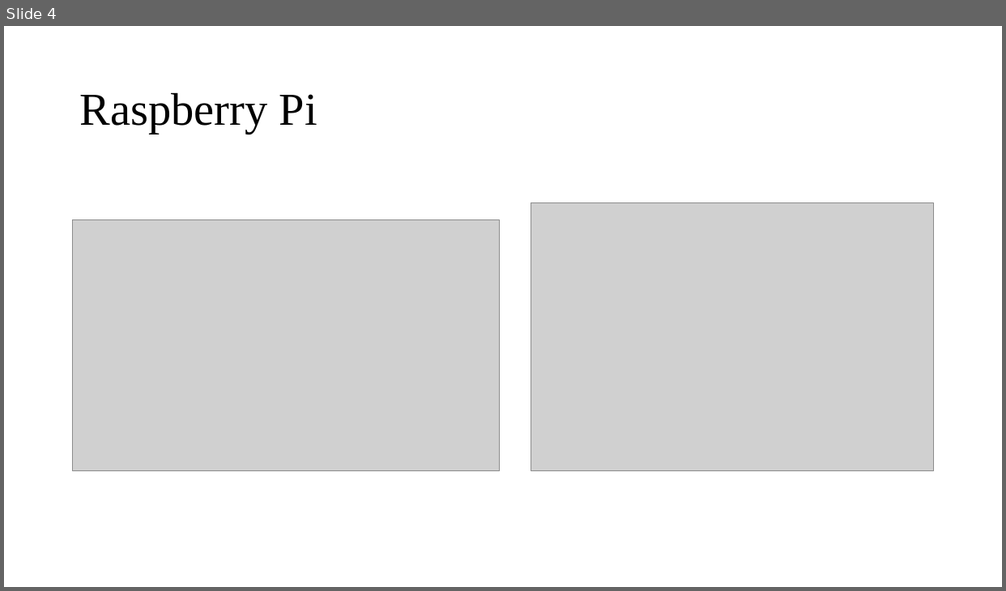
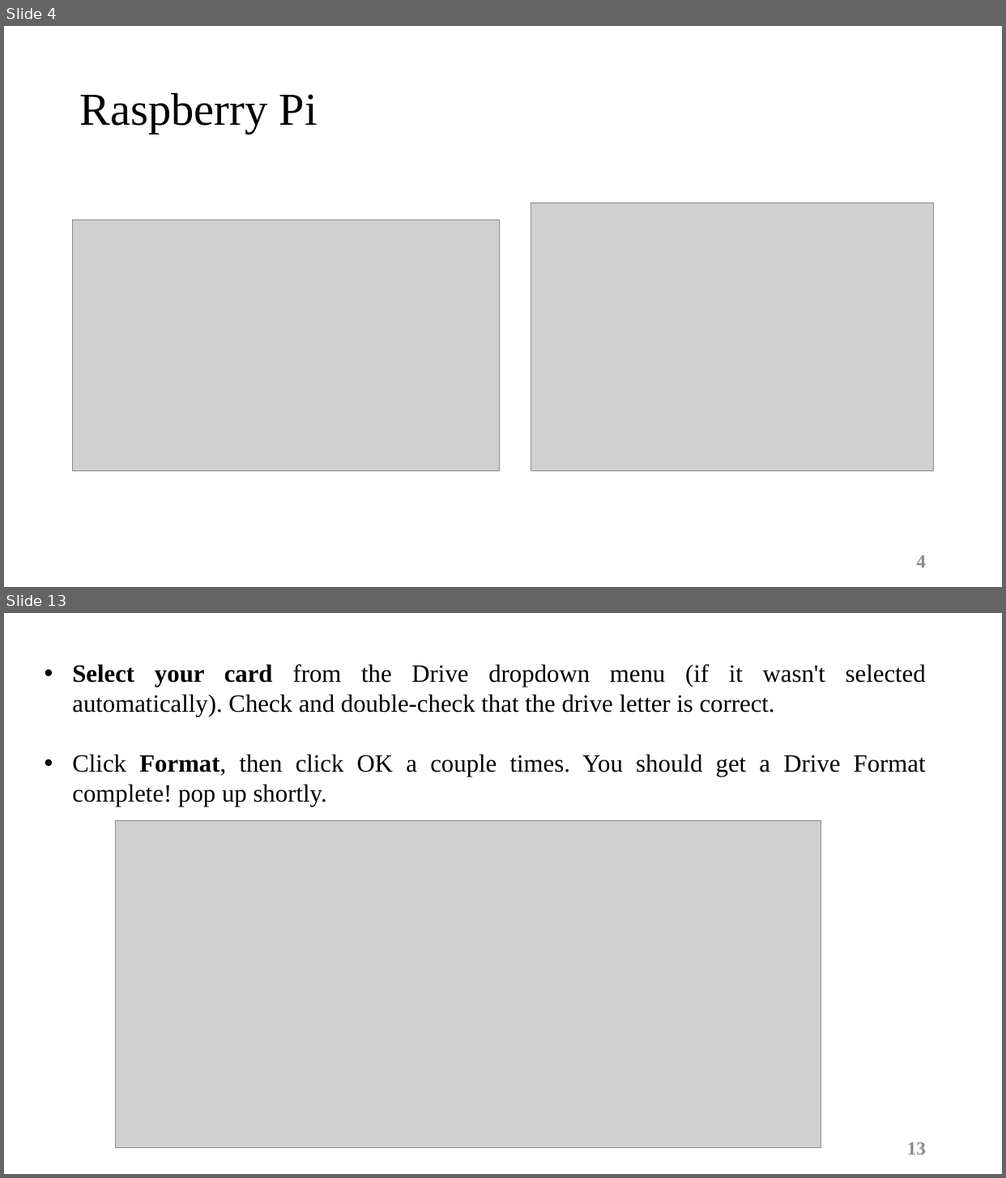
Before and after one commit to sabouri1994/Coursera_IOT_Specialization-, a slide deck: 4-The Raspberry Pi Platform and Python Programming for the Raspberry Pi/Week1/1_ Setup.pptx. Shown one above the other, each under a label of ours: slide 4 before the commit, slides 4 and 13 after it; the slides between them are not shown. The pictures are 1006x591 and 1006x1178 pixels, drawn with LibreOffice and Linux fonts; fonts in the diff are those of the drawing; grey boxes stand for pictures. Boxes give left, top, right and bottom in pixels: in the first picture for what was removed or moved away, otherwise in the second. Text is boxed around its words. In the diff, an @@ line names an element or a change of style, - is before the commit and + after.

```diff
--- a/4-The Raspberry Pi Platform and Python Programming for the Raspberry Pi/Week1/1_ Setup.pptx
+++ b/4-The Raspberry Pi Platform and Python Programming for the Raspberry Pi/Week1/1_ Setup.pptx
@@ slide 13 added at bbox=[4, 613, 1002, 1174], background #FFFFFF @@
@@ text added at bbox=[72, 664, 926, 807], 24 pt, text #000000 @@
+• Select your card from the Drive dropdown menu (if it wasn't selected automatically). Check and double-check that the drive letter is correct.
+• Click Format, then click OK a couple times. You should get a Drive Format complete! pop up shortly.
@@ picture added at bbox=[116, 820, 821, 1148] @@
@@ page number added at bbox=[907, 1143, 926, 1155], 18 pt, text #8C8C8C, bold @@
+13
@@ slide 4 changed as well @@
@@ page number added at bbox=[916, 556, 926, 568], 18 pt, text #8C8C8C, bold @@
+4
```
Also in this commit, not shown: 3 other slides changed, 16 other slides added.
